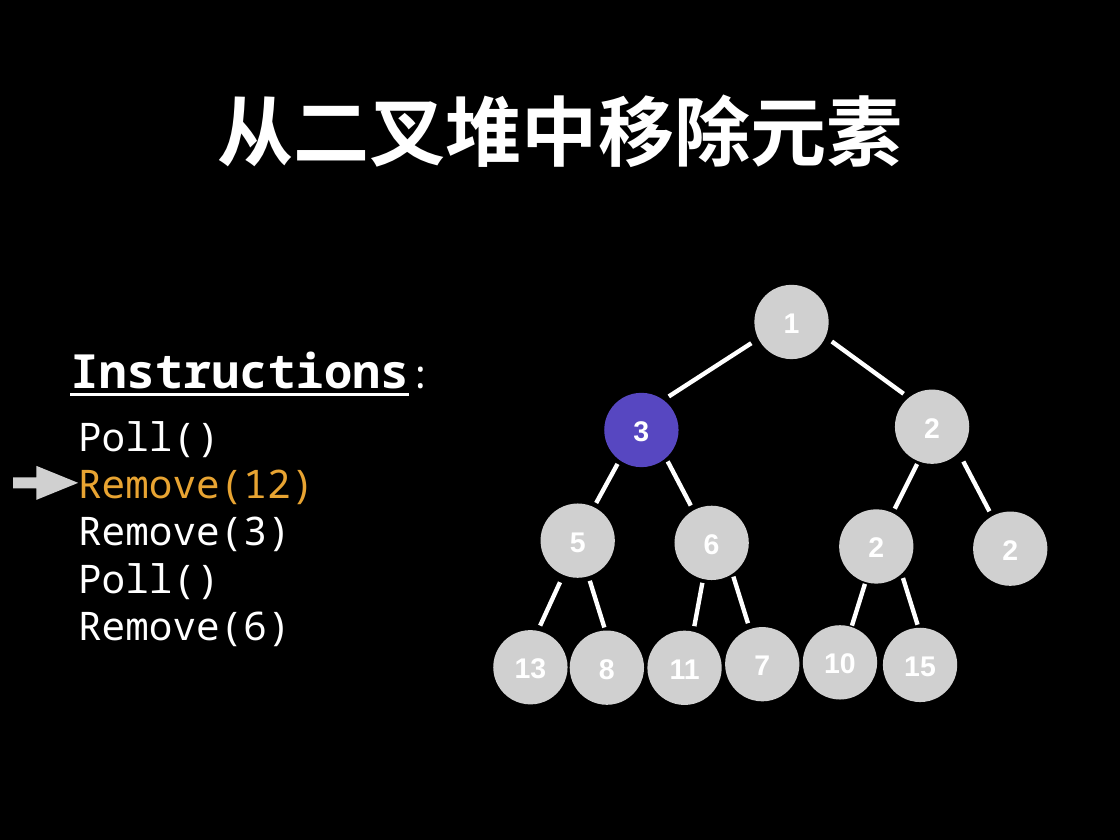
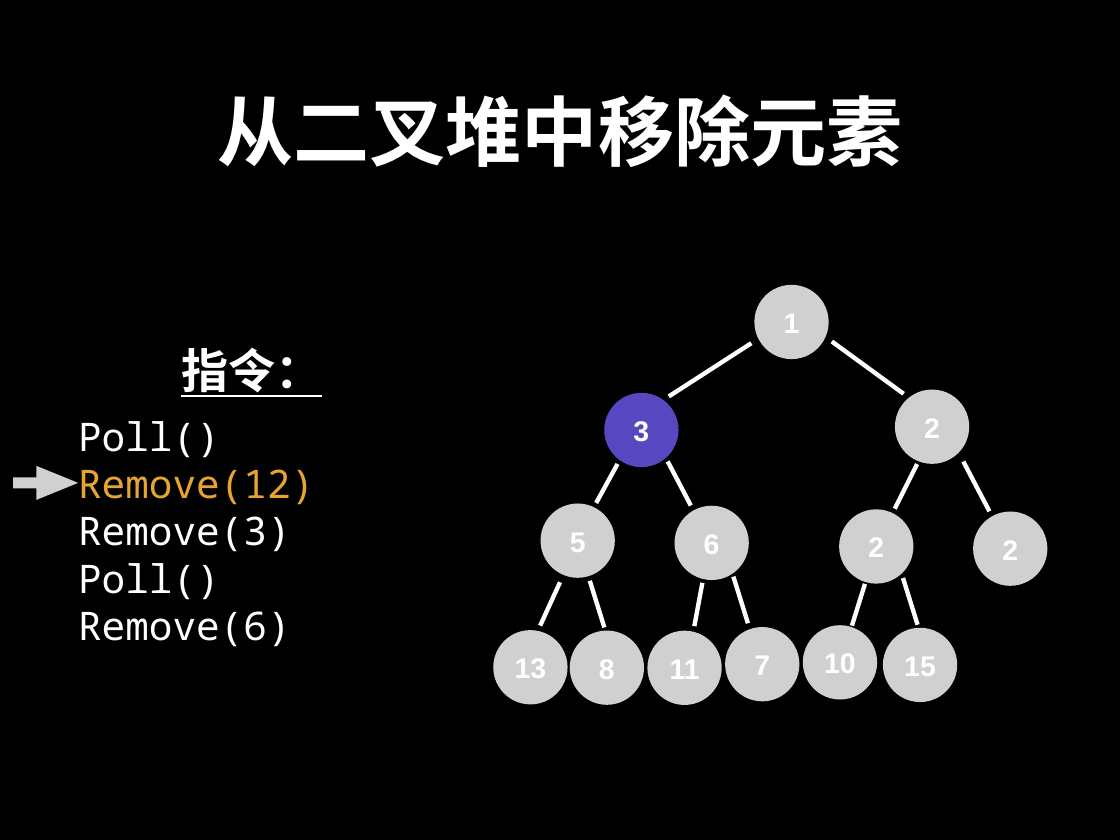
Before and after one commit to spring2go/Algorithms, a slide deck: slide 149 of slides/datastructures/priorityqueue/PriorityQueue.pptx. Drawn at 1120x840 pixels with LibreOffice and Linux fonts; fonts in the diff are those of the drawing; grey boxes stand for pictures. Boxes give left, top, right and bottom in pixels: in the first picture for what was removed or moved away, otherwise in the second. Text is boxed around its words. In the diff, an @@ line names an element or a change of style, - is before the commit and + after.

```diff
--- a/slides/datastructures/priorityqueue/PriorityQueue.pptx
+++ b/slides/datastructures/priorityqueue/PriorityQueue.pptx
@@ text at <box>181,348,322,397</box>: text changed @@
-Instructions:
+指令：
```
Also in this commit, not shown: 1 other file.
